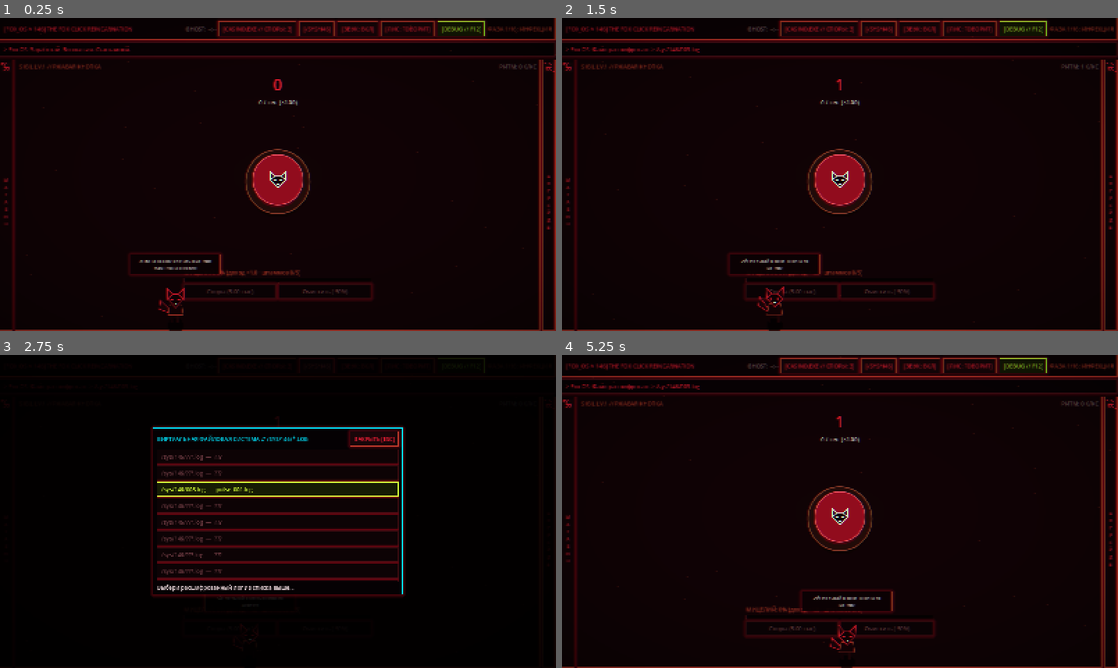
Above: before the commit, frames 1-4 (two rows, left to right).
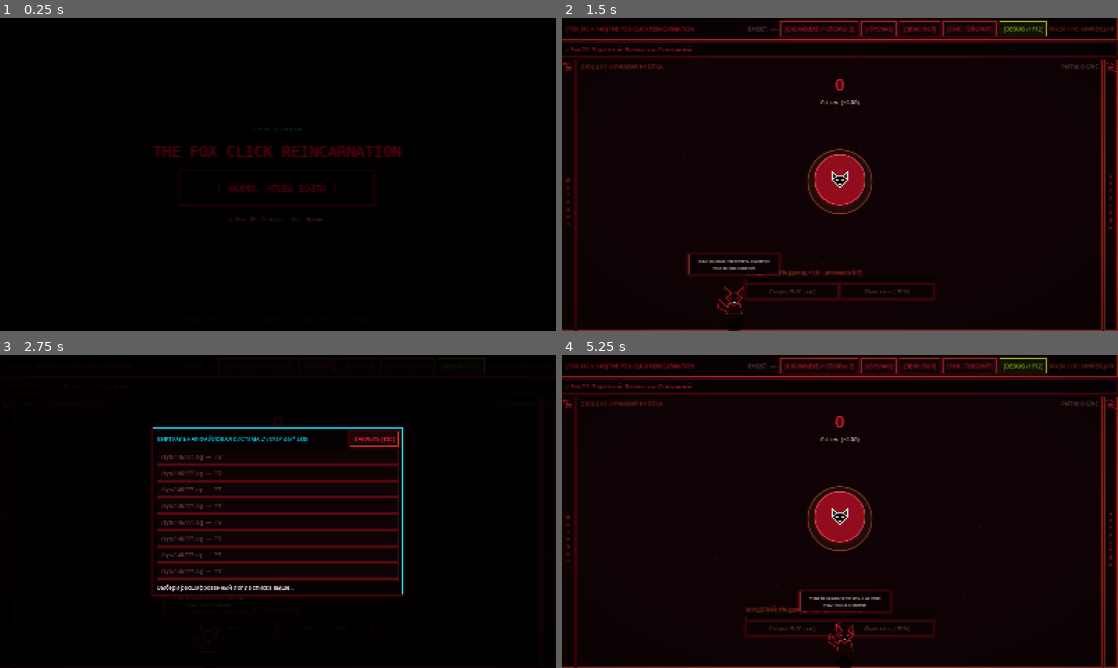
Above: after the commit, the same moments.

Repository: LolGOL/The-Fox-Click-Reincarnation
Game: Godot game, scene res://scenes/main_menu.tscn
Same seed, same stepped clock (60 frames per second), same inputs: the game is played once before the commit and once after it. Before the commit the project starts from res://scenes/main.tscn.
Inputs (mouse positions are in pixels of both pictures, inside the frame that each line leads up to):
- Up to frame 1 (0.25 s): no input
- Up to frame 2 (1.5 s): click (840, 187) at 0.5 s, where only the run after the commit has a clickable "[ НАЖМИ, ЧТОБЫ ВОЙТИ ]"; click (767, 318) at 1.25 s, where only the run after the commit has a clickable "[ АРХИВ /SYS/146 ]"
- Up to frame 3 (2.75 s): click "[/SYS/146]" at 2 s
- Up to frame 4 (5.25 s): click "[ЗВУК: ВКЛ]" at 2.75 s; click "[ЛИС: ГОВОРИТ]" at 3.5 s; click "[DEBUG // F12]" at 4.25 s; click "ЗАКРЫТЬ [ESC]" at 5 s

The runs differ from the first frame. In frame 1, 12% of the frame differs, in the area x 0-100%, y 0-100%; in frame 2, 1.2%; in frame 3, 2.1%; in frame 4, 0.7%.

Commit message:
feat(ui): add terminal MainMenu, FoxSettings autoload & /sys/146 archive preview
> FOX_OS // DEVLOG [UPD_01]

Системная оболочка обновлена. Вход в симуляцию больше не будет резким:

🦊 **Стартовый терминал (MainMenu)** — минималистичный экран загрузки в духе Click the Button с пульсирующей кнопкой входа и глитч-заголовком.
👁️ **Память Лиса** — на входе система сканирует сохранения и выдаёт реакцию: от первого приветствия до насмешек над рекордами прошлых жизней.
📂 **Архив /SYS/146** — предпросмотр логов достижений и лора прямо из главного меню.
⚙️ **Контроль шума (FoxSettings)** — добавлен автозагрузчик настроек с сохранением режима «Снизить шум» (отключает тряску, глитчи и аберрацию).

*Система готова к запуску. Нажми, чтобы войти.* 🩸

Diff:
--- a/project.godot
+++ b/project.godot
@@ -11,13 +11,14 @@
 [application]
 
 config/name="The Fox Click Reincarnation"
-run/main_scene="uid://bbdafl83t80yp"
+run/main_scene="res://scenes/main_menu.tscn"
 config/features=PackedStringArray("4.7", "GL Compatibility")
 config/icon="res://icon.svg"
 
 [autoload]
 
 GameState="*uid://cnujm0fmj4o0e"
+FoxSettings="*res://scripts/settings.gd"
 Audio="*uid://ckiurpkgecuca"
 Casino="*uid://dwt4k27phgihj"
 Ghost="*uid://dhfndgpgq7k03"
--- /dev/null
+++ b/scenes/main_menu.tscn
@@ -0,0 +1,187 @@
+[gd_scene load_steps=2 format=3]
+
+[ext_resource type="Script" path="res://scripts/main_menu.gd" id="1_menu"]
+
+[node name="MainMenu" type="Control"]
+layout_mode = 3
+anchors_preset = 15
+anchor_right = 1.0
+anchor_bottom = 1.0
+grow_horizontal = 2
+grow_vertical = 2
+script = ExtResource("1_menu")
+
+[node name="Bg" type="ColorRect" parent="."]
+layout_mode = 1
+anchors_preset = 15
+anchor_right = 1.0
+anchor_bottom = 1.0
+grow_horizontal = 2
+grow_vertical = 2
+mouse_filter = 2
+color = Color(0.0196078, 0, 0, 1)
+
+[node name="Center" type="CenterContainer" parent="."]
+layout_mode = 1
+anchors_preset = 15
+anchor_right = 1.0
+anchor_bottom = 1.0
+grow_horizontal = 2
+grow_vertical = 2
+
+[node name="Content" type="VBoxContainer" parent="Center"]
+layout_mode = 2
+theme_override_constants/separation = 30
+
+[node name="TagLabel" type="Label" parent="Center/Content"]
+unique_name_in_owner = true
+layout_mode = 2
+text = "FOX OS // /SYS/146"
+horizontal_alignment = 1
+
+[node name="TitleLabel" type="Label" parent="Center/Content"]
+unique_name_in_owner = true
+layout_mode = 2
+text = "THE FOX CLICK REINCARNATION"
+horizontal_alignment = 1
+
+[node name="StartButton" type="Button" parent="Center/Content"]
+unique_name_in_owner = true
+layout_mode = 2
+size_flags_horizontal = 4
+text = "[ НАЖМИ, ЧТОБЫ ВОЙТИ ]"
+
+[node name="VoiceLabel" type="Label" parent="Center/Content"]
+unique_name_in_owner = true
+layout_mode = 2
+text = "> Fox OS: Я ждал тебя. Нажми."
+horizontal_alignment = 1
+
+[node name="BottomBar" type="HBoxContainer" parent="."]
+layout_mode = 1
+anchors_preset = 12
+anchor_top = 1.0
+anchor_right = 1.0
+anchor_bottom = 1.0
+offset_top = -52.0
+offset_bottom = -14.0
+grow_horizontal = 2
+grow_vertical = 0
+theme_override_constants/separation = 40
+alignment = 1
+
+[node name="ArchiveButton" type="Button" parent="BottomBar"]
+unique_name_in_owner = true
+layout_mode = 2
+text = "[ АРХИВ /SYS/146 ]"
+
+[node name="SoundButton" type="Button" parent="BottomBar"]
+unique_name_in_owner = true
+layout_mode = 2
+text = "[ ЗВУК: ВКЛ ]"
+
+[node name="NoiseButton" type="Button" parent="BottomBar"]
+unique_name_in_owner = true
+layout_mode = 2
+text = "[ СНИЗИТЬ ШУМ ]"
+
+[node name="QuitButton" type="Button" parent="BottomBar"]
+unique_name_in_owner = true
+layout_mode = 2
+text = "[ ВЫХОД ]"
+
+[node name="ArchiveShade" type="ColorRect" parent="."]
+unique_name_in_owner = true
+visible = false
+layout_mode = 1
+anchors_preset = 15
+anchor_right = 1.0
+anchor_bottom = 1.0
+grow_horizontal = 2
+grow_vertical = 2
+color = Color(0, 0, 0, 0.78)
+
+[node name="ArchivePanel" type="PanelContainer" parent="."]
+unique_name_in_owner = true
+visible = false
+custom_minimum_size = Vector2(840, 600)
+layout_mode = 1
+anchors_preset = 8
+anchor_left = 0.5
+anchor_top = 0.5
+anchor_right = 0.5
+anchor_bottom = 0.5
+offset_left = -420.0
+offset_top = -300.0
+offset_right = 420.0
+offset_bottom = 300.0
+grow_horizontal = 2
+grow_vertical = 2
+
+[node name="ArchiveVBox" type="VBoxContainer" parent="ArchivePanel"]
+layout_mode = 2
+theme_override_constants/separation = 10
+
+[node name="Header" type="HBoxContainer" parent="ArchivePanel/ArchiveVBox"]
+layout_mode = 2
+
+[node name="ArchiveTitle" type="Label" parent="ArchivePanel/ArchiveVBox/Header"]
+unique_name_in_owner = true
+layout_mode = 2
+size_flags_horizontal = 3
+text = "/SYS/146 // АРХИВ"
+
+[node name="CloseButton" type="Button" parent="ArchivePanel/ArchiveVBox/Header"]
+unique_name_in_owner = true
+layout_mode = 2
+text = "[ X ]"
+
+[node name="ArchiveScroll" type="ScrollContainer" parent="ArchivePanel/ArchiveVBox"]
+unique_name_in_owner = true
+layout_mode = 2
+size_flags_vertical = 3
+horizontal_scroll_mode = 0
+
+[node name="ArchiveList" type="VBoxContainer" parent="ArchivePanel/ArchiveVBox/ArchiveScroll"]
+unique_name_in_owner = true
+layout_mode = 2
+size_flags_horizontal = 3
+
+[node name="LoreLabel" type="Label" parent="ArchivePanel/ArchiveVBox"]
+unique_name_in_owner = true
+layout_mode = 2
+text = "> Выбери файл."
+autowrap_mode = 3
+
+[node name="CrtOverlay" type="ColorRect" parent="."]
+unique_name_in_owner = true
+layout_mode = 1
+anchors_preset = 15
+anchor_right = 1.0
+anchor_bottom = 1.0
+grow_horizontal = 2
+grow_vertical = 2
+mouse_filter = 2
+
+[node name="Flash" type="ColorRect" parent="."]
+unique_name_in_owner = true
+modulate = Color(1, 1, 1, 0)
+layout_mode = 1
+anchors_preset = 15
+anchor_right = 1.0
+anchor_bottom = 1.0
+grow_horizontal = 2
+grow_vertical = 2
+mouse_filter = 2
+color = Color(1, 0.1, 0.2, 1)
+
+[node name="Fade" type="ColorRect" parent="."]
+unique_name_in_owner = true
+layout_mode = 1
+anchors_preset = 15
+anchor_right = 1.0
+anchor_bottom = 1.0
+grow_horizontal = 2
+grow_vertical = 2
+mouse_filter = 2
+color = Color(0, 0, 0, 1)
--- /dev/null
+++ b/scripts/main_menu.gd
@@ -0,0 +1,358 @@
+extends Control
+
+const BG_COL := Color("#050000")
+const RED := Color("#ff0033")
+const RED_DIM := Color("#660014")
+const RED_SOFT := Color("#ff5266")
+const GREEN := Color("#00ff44")
+
+const MAIN_SCENE := "res://scenes/main.tscn"
+const CRT_SHADER := "res://shaders/fox_crt.gdshader"
+const TITLE_TEXT := "THE FOX CLICK REINCARNATION"
+const GLITCH_GLYPHS := "#%&@01▓░▒/\\"
+
+@onready var title_lbl: Label = %TitleLabel
+@onready var tag_lbl: Label = %TagLabel
+@onready var start_btn: Button = %StartButton
+@onready var voice_lbl: Label = %VoiceLabel
+@onready var archive_btn: Button = %ArchiveButton
+@onready var sound_btn: Button = %SoundButton
+@onready var noise_btn: Button = %NoiseButton
+@onready var quit_btn: Button = %QuitButton
+@onready var crt_overlay: ColorRect = %CrtOverlay
+@onready var flash: ColorRect = %Flash
+@onready var fade: ColorRect = %Fade
+@onready var archive_shade: ColorRect = %ArchiveShade
+@onready var archive_panel: PanelContainer = %ArchivePanel
+@onready var archive_title: Label = %ArchiveTitle
+@onready var archive_close_btn: Button = %CloseButton
+@onready var archive_scroll: ScrollContainer = %ArchiveScroll
+@onready var archive_list: VBoxContainer = %ArchiveList
+@onready var lore_lbl: Label = %LoreLabel
+
+var _entering: bool = false
+var _sb_normal: StyleBoxFlat
+var _sb_hover: StyleBoxFlat
+var _pulse_tw: Tween
+var _crt_mat: ShaderMaterial
+
+func _ready() -> void:
+	_apply_mono_theme()
+	_style_title()
+	_style_start_button()
+	_style_flat_button(archive_btn)
+	_style_flat_button(sound_btn)
+	_style_flat_button(noise_btn)
+	_style_flat_button(quit_btn)
+	_style_archive_panel()
+	_setup_crt()
+
+	flash.modulate.a = 0.0
+	fade.modulate.a = 1.0
+	archive_shade.visible = false
+	archive_panel.visible = false
+
+	start_btn.pressed.connect(_enter_game)
+	start_btn.mouse_entered.connect(func() -> void: Audio.play_sfx("ui"))
+	archive_btn.pressed.connect(_open_archive)
+	sound_btn.pressed.connect(_toggle_sound)
+	noise_btn.pressed.connect(_toggle_noise)
+	quit_btn.pressed.connect(func() -> void: get_tree().quit())
+	archive_close_btn.pressed.connect(_close_archive)
+	archive_shade.gui_input.connect(_on_shade_input)
+	for b: Button in [archive_btn, sound_btn, noise_btn, quit_btn, archive_close_btn]:
+		b.mouse_entered.connect(func() -> void: Audio.play_sfx("ui"))
+
+	title_lbl.resized.connect(func() -> void: title_lbl.pivot_offset = title_lbl.size * 0.5)
+	title_lbl.text = TITLE_TEXT
+
+	_refresh_toggle_labels()
+	_apply_noise_mode()
+
+	var intro := create_tween()
+	intro.tween_property(fade, "modulate:a", 0.0, 0.7)
+	intro.tween_callback(_type_voice_line)
+
+	start_btn.grab_focus()
+	_title_glitch_loop()
+
+func _unhandled_input(event: InputEvent) -> void:
+	if event.is_action_pressed("ui_cancel") and archive_panel.visible:
+		_close_archive()
+		get_viewport().set_input_as_handled()
+
+# ---------------------------------------------------------------- СТИЛИ
+
+func _box(bg: Color, border: Color, border_w: int, shadow: int) -> StyleBoxFlat:
+	var s := StyleBoxFlat.new()
+	s.bg_color = bg
+	s.set_border_width_all(border_w)
+	s.border_color = border
+	s.set_corner_radius_all(0)
+	s.shadow_color = Color(1.0, 0.0, 0.2, 0.35)
+	s.shadow_size = shadow
+	s.content_margin_left = 24
+	s.content_margin_right = 24
+	s.content_margin_top = 18
+	s.content_margin_bottom = 18
+	return s
+
+func _apply_mono_theme() -> void:
+	var f := SystemFont.new()
+	f.font_names = PackedStringArray([
+		"JetBrains Mono", "Consolas", "Cascadia Mono", "Courier New",
+		"DejaVu Sans Mono", "Liberation Mono", "monospace"
+	])
+	var th := Theme.new()
+	th.default_font = f
+	th.default_font_size = 14
+	theme = th
+
+func _style_title() -> void:
+	title_lbl.add_theme_font_size_override("font_size", 44)
+	title_lbl.add_theme_color_override("font_color", RED)
+	title_lbl.add_theme_color_override("font_shadow_color", Color(1.0, 0.0, 0.2, 0.35))
+	title_lbl.add_theme_constant_override("shadow_offset_x", 3)
+	title_lbl.add_theme_constant_override("shadow_offset_y", 0)
+	tag_lbl.add_theme_font_size_override("font_size", 13)
+	tag_lbl.add_theme_color_override("font_color", GREEN)
+	voice_lbl.add_theme_font_size_override("font_size", 16)
+	voice_lbl.add_theme_color_override("font_color", RED_SOFT)
+
+func _style_start_button() -> void:
+	_sb_normal = _box(BG_COL, RED_DIM, 2, 4)
+	_sb_hover = _box(RED, RED, 2, 22)
+	var sb_press := _box(RED_SOFT, RED_SOFT, 2, 8)
+	start_btn.add_theme_stylebox_override("normal", _sb_normal)
+	start_btn.add_theme_stylebox_override("hover", _sb_hover)
+	start_btn.add_theme_stylebox_override("pressed", sb_press)
+	start_btn.add_theme_stylebox_override("disabled", _sb_hover)
+	start_btn.add_theme_stylebox_override("focus", StyleBoxEmpty.new())
+	start_btn.add_theme_color_override("font_color", RED)
+	start_btn.add_theme_color_override("font_focus_color", RED)
+	start_btn.add_theme_color_override("font_hover_color", BG_COL)
+	start_btn.add_theme_color_override("font_pressed_color", BG_COL)
+	start_btn.add_theme_color_override("font_disabled_color", BG_COL)
+	start_btn.add_theme_font_size_override("font_size", 26)
+	start_btn.custom_minimum_size = Vector2(560.0, 100.0)
+	start_btn.mouse_default_cursor_shape = Control.CURSOR_POINTING_HAND
+
+func _style_flat_button(btn: Button) -> void:
+	btn.flat = true
+	btn.focus_mode = Control.FOCUS_NONE
+	btn.mouse_default_cursor_shape = Control.CURSOR_POINTING_HAND
+	for st: String in ["normal", "hover", "pressed", "focus", "disabled"]:
+		btn.add_theme_stylebox_override(st, StyleBoxEmpty.new())
+	btn.add_theme_color_override("font_color", RED_DIM)
+	btn.add_theme_color_override("font_hover_color", RED)
+	btn.add_theme_color_override("font_pressed_color", RED_SOFT)
+	btn.add_theme_font_size_override("font_size", 13)
+
+func _style_archive_panel() -> void:
+	archive_panel.add_theme_stylebox_override("panel", FoxTheme.panel_style(RED, BG_COL, 2))
+	archive_title.add_theme_color_override("font_color", RED)
+	archive_title.add_theme_font_size_override("font_size", 18)
+	lore_lbl.add_theme_color_override("font_color", RED_SOFT)
+	lore_lbl.autowrap_mode = TextServer.AUTOWRAP_WORD_SMART
+	lore_lbl.custom_minimum_size = Vector2(0.0, 56.0)
+	_style_flat_button(archive_close_btn)
+	archive_close_btn.add_theme_font_size_override("font_size", 14)
+	FoxTheme.apply_scrollbar(archive_scroll.get_v_scroll_bar())
+
+func _setup_crt() -> void:
+	if not ResourceLoader.exists(CRT_SHADER):
+		crt_overlay.visible = false
+		return
+	_crt_mat = ShaderMaterial.new()
+	_crt_mat.shader = load(CRT_SHADER)
+	crt_overlay.material = _crt_mat
+
+# ---------------------------------------------------------------- ШУМ / АНИМАЦИИ
+
+func _apply_noise_mode() -> void:
+	var calm: bool = FoxSettings.reduce_noise
+	if _pulse_tw:
+		_pulse_tw.kill()
+		_pulse_tw = null
+	if calm:
+		_sb_normal.border_color = RED
+		_sb_normal.shadow_size = 6
+	else:
+		_start_pulse()
+	if _crt_mat:
+		_crt_mat.set_shader_parameter("aberration", 0.0 if calm else 0.0015)
+		_crt_mat.set_shader_parameter("scanline_alpha", 0.07 if calm else 0.16)
+		_crt_mat.set_shader_parameter("tear_strength", 0.0)
+	_restore_title()
+
+func _start_pulse() -> void:
+	_pulse_tw = create_tween()
+	_pulse_tw.set_loops()
+	_pulse_tw.tween_property(_sb_normal, "border_color", RED, 1.1).set_trans(Tween.TRANS_SINE)
+	_pulse_tw.parallel().tween_property(_sb_normal, "shadow_size", 18, 1.1).set_trans(Tween.TRANS_SINE)
+	_pulse_tw.tween_property(_sb_normal, "border_color", RED_DIM, 1.1).set_trans(Tween.TRANS_SINE)
+	_pulse_tw.parallel().tween_property(_sb_normal, "shadow_size", 4, 1.1).set_trans(Tween.TRANS_SINE)
+
+func _title_glitch_loop() -> void:
+	while is_inside_tree():
+		await get_tree().create_timer(randf_range(1.8, 4.5)).timeout
+		if not is_inside_tree():
+			return
+		if FoxSettings.reduce_noise or _entering:
+			continue
+		var tw := create_tween()
+		for _i in range(randi_range(2, 4)):
+			tw.tween_callback(_scramble_title)
+			tw.tween_interval(randf_range(0.03, 0.07))
+		tw.tween_callback(_restore_title)
+
+func _scramble_title() -> void:
+	var chars: PackedStringArray = TITLE_TEXT.split("")
+	for _n in range(randi_range(2, 4)):
+		var i := randi() % chars.size()
+		if chars[i] != " ":
+			chars[i] = GLITCH_GLYPHS[randi() % GLITCH_GLYPHS.length()]
+	title_lbl.text = "".join(chars)
+	title_lbl.scale = Vector2(randf_range(0.97, 1.04), 1.0)
+	title_lbl.modulate = Color(1.0, 0.45, 0.5, 1.0) if randf() < 0.5 else Color.WHITE
+
+func _restore_title() -> void:
+	title_lbl.text = TITLE_TEXT
+	title_lbl.scale = Vector2.ONE
+	title_lbl.modulate = Color.WHITE
+
+# ---------------------------------------------------------------- ЛОГ ЛИСА
+
+func _fmt_time(sec: float) -> String:
+	var s := int(sec)
+	if s >= 3600:
+		return "%d:%02d:%02d" % [s / 3600, (s % 3600) / 60, s % 60]
+	return "%02d:%02d" % [s / 60, s % 60]
+
+func _record_text() -> String:
+	var best: Dictionary = Ghost.best
+	if best.is_empty():
+		return "—"
+	var top := 0
+	for k: int in best.keys():
+		top = maxi(top, k)
+	return "%s (ф.%d)" % [_fmt_time(float(best[top])), top]
+
+func _voice_text() -> String:
+	if GameState.reinc > 0:
+		return "> Fox OS: Снова ты? Рекорд фазы: %s" % _record_text()
+	if GameState.manual_clicks > 0 or GameState.total_sec > 1.0:
+		return "> Fox OS: Ты вернулся. Фаза %d. Я не скучал." % GameState.last_phase
+	return "> Fox OS: Я ждал тебя. Нажми."
+
+func _type_voice_line() -> void:
+	voice_lbl.text = _voice_text()
+	voice_lbl.visible_ratio = 0.0
+	var dur := maxf(0.4, float(voice_lbl.text.length()) * 0.03)
+	var tw := create_tween()
+	tw.tween_property(voice_lbl, "visible_ratio", 1.0, dur)
+
+# ---------------------------------------------------------------- ПЕРЕКЛЮЧАТЕЛИ
+
+func _refresh_toggle_labels() -> void:
+	sound_btn.text = "[ ЗВУК: ВКЛ ]" if Audio.sound_on else "[ ЗВУК: ВЫКЛ ]"
+	noise_btn.text = "[ ШУМ СНИЖЕН ]" if FoxSettings.reduce_noise else "[ СНИЗИТЬ ШУМ ]"
+
+func _toggle_sound() -> void:
+	Audio.set_sound(not Audio.sound_on)
+	_refresh_toggle_labels()
+	Audio.play_sfx("ui")
+
+func _toggle_noise() -> void:
+	FoxSettings.set_reduce_noise(not FoxSettings.reduce_noise)
+	_apply_noise_mode()
+	_refresh_toggle_labels()
+	Audio.play_sfx("ui")
+
+# ---------------------------------------------------------------- АРХИВ /SYS/146
+
+func _open_archive() -> void:
+	_populate_archive()
+	archive_shade.visible = true
+	archive_panel.visible = true
+	archive_panel.modulate.a = 0.0
+	archive_shade.modulate.a = 0.0
+	var tw := create_tween().set_parallel(true)
+	tw.tween_property(archive_panel, "modulate:a", 1.0, 0.18)
+	tw.tween_property(archive_shade, "modulate:a", 1.0, 0.18)
+
+func _close_archive() -> void:
+	if not archive_panel.visible:
+		return
+	var tw := create_tween().set_parallel(true)
+	tw.tween_property(archive_panel, "modulate:a", 0.0, 0.12)
+	tw.tween_property(archive_shade, "modulate:a", 0.0, 0.12)
+	tw.chain().tween_callback(func() -> void:
+		archive_panel.visible = false
+		archive_shade.visible = false
+	)
+
+func _on_shade_input(event: InputEvent) -> void:
+	if event is InputEventMouseButton and event.pressed:
+		_close_archive()
+
+func _populate_archive() -> void:
+	for c: Node in archive_list.get_children():
+		c.queue_free()
+	var entries: Array[Dictionary] = Achievements.listing()
+	var open_cnt := 0
+	for e: Dictionary in entries:
+		var ok: bool = e["ok"]
+		if ok:
+			open_cnt += 1
+		var row := Button.new()
+		row.flat = true
+		row.alignment = HORIZONTAL_ALIGNMENT_LEFT
+		row.focus_mode = Control.FOCUS_NONE
+		for st: String in ["normal", "pressed", "focus"]:
+			row.add_theme_stylebox_override(st, StyleBoxEmpty.new())
+		var hover := StyleBoxFlat.new()
+		hover.bg_color = Color(1.0, 0.0, 0.2, 0.12)
+		row.add_theme_stylebox_override("hover", hover)
+		row.add_theme_font_size_override("font_size", 13)
+		row.add_theme_color_override("font_color", RED if ok else RED_DIM)
+		row.add_theme_color_override("font_hover_color", RED_SOFT if ok else RED_DIM)
+		if ok:
+			row.text = "[OK]     %s   %s" % [e["path"], e["title"]]
+		else:
+			row.text = "[LOCKED] /sys/146/%03d.log   ???" % int(e["id"])
+		var lore: String = e["lore"]
+		row.pressed.connect(func() -> void:
+			lore_lbl.text = "> " + lore
+			Audio.play_sfx("ui")
+		)
+		archive_list.add_child(row)
+	archive_title.text = "/SYS/146 // АРХИВ  [%d / %d]" % [open_cnt, Achievements.TOTAL]
+	lore_lbl.text = "> Выбери файл."
+
+# ---------------------------------------------------------------- ВХОД В ИГРУ
+
+func _enter_game() -> void:
+	if _entering:
+		return
+	_entering = true
+	start_btn.disabled = true
+	if _pulse_tw:
+		_pulse_tw.kill()
+		_pulse_tw = null
+	Audio.play_sfx("crit")
+	Audio.play_sfx("click")
+
+	var calm: bool = FoxSettings.reduce_noise
+	var peak := 0.5 if calm else 1.0
+	var tw := create_tween()
+	tw.tween_property(flash, "modulate:a", peak, 0.05)
+	tw.tween_property(flash, "modulate:a", 0.0, 0.22).set_trans(Tween.TRANS_EXPO).set_ease(Tween.EASE_OUT)
+	tw.tween_property(fade, "modulate:a", 1.0, 0.5)
+	tw.tween_callback(func() -> void: get_tree().change_scene_to_file(MAIN_SCENE))
+
+	if not calm:
+		var sh := create_tween()
+		for _i in range(6):
+			sh.tween_property(self, "position", Vector2(randf_range(-9.0, 9.0), randf_range(-6.0, 6.0)), 0.03)
+		sh.tween_property(self, "position", Vector2.ZERO, 0.03)
--- /dev/null
+++ b/scripts/settings.gd
@@ -0,0 +1,24 @@
+extends Node
+
+signal reduce_noise_changed(enabled: bool)
+
+const PATH := "user://fox_settings.cfg"
+
+var reduce_noise: bool = false
+
+func _ready() -> void:
+	var c := ConfigFile.new()
+	if c.load(PATH) == OK:
+		reduce_noise = bool(c.get_value("visual", "reduce_noise", false))
+
+func set_reduce_noise(enabled: bool) -> void:
+	if reduce_noise == enabled:
+		return
+	reduce_noise = enabled
+	_save()
+	reduce_noise_changed.emit(enabled)
+
+func _save() -> void:
+	var c := ConfigFile.new()
+	c.set_value("visual", "reduce_noise", reduce_noise)
+	c.save(PATH)
Not shown, added: scripts/main_menu.gd.uid
Not shown, added: scripts/settings.gd.uid
